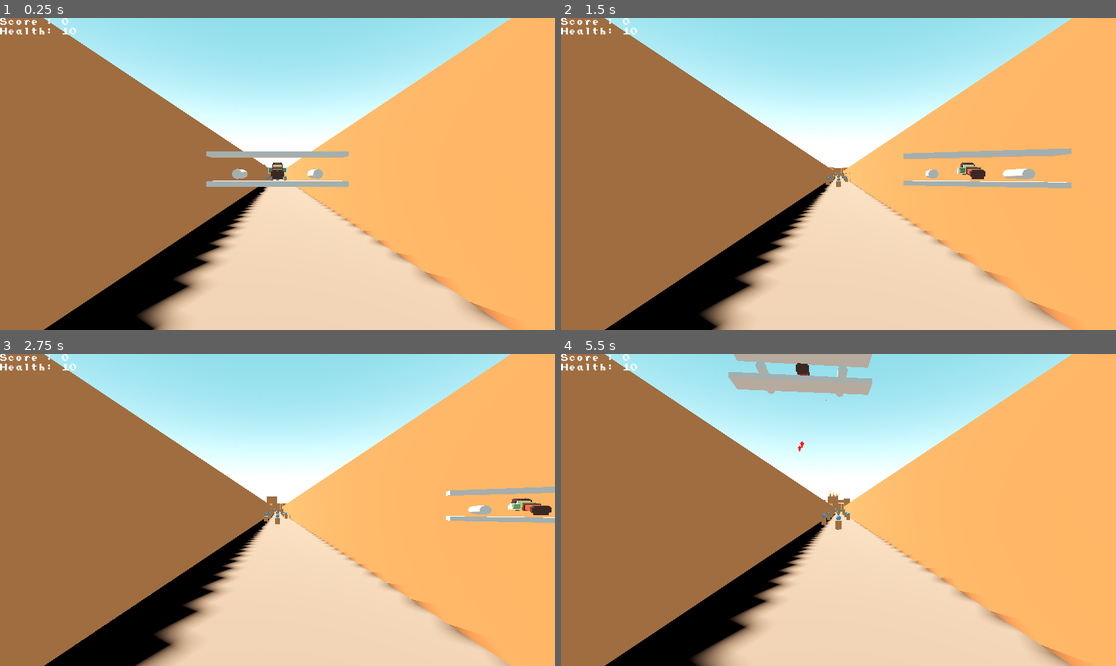
Above: before the commit, frames 1-4 (two rows, left to right).
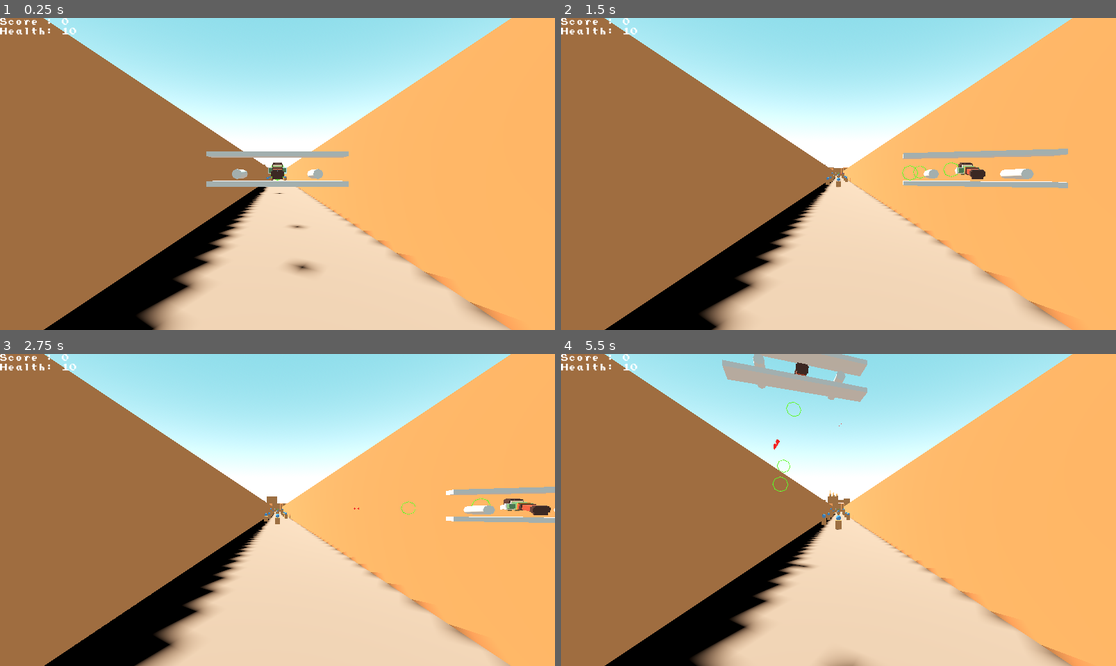
Above: after the commit, the same moments.

Repository: KyzonP/20-games---game-8
Game: Godot game, scene res://levels/level 1/level_1.tscn
Same seed, same stepped clock (60 frames per second), same inputs: the game is played once before the commit and once after it. This scene is started directly instead of the project's main scene.
Inputs:
- Up to frame 1 (0.25 s): no input
- Up to frame 2 (1.5 s): hold D (move_right) 0.53-1.28 s; hold Space (fire) 0.53-1.28 s; hold Ctrl (brake) from 1.28 s (still down); tap R (bomb) at 1.35 s
- Up to frame 3 (2.75 s): tap Space (fire) at 1.55, 2.3 s; release Ctrl (brake) at 2.03 s; hold D (move_right) from 2.03 s (still down); hold Shift (boost) from 2.03 s (still down)
- Up to frame 4 (5.5 s): release D (move_right) at 2.78 s; release Shift (boost) at 2.78 s; hold W (move_up) 2.78-3.53 s; tap Space (fire) at 2.85, 4.55, 5.3 s; hold Space (fire) 3.53-4.28 s; hold A (move_left) 3.53-5.03 s; tap R (bomb) at 4.35 s; hold Ctrl (brake) from 5.03 s (still down); hold Shift (boost) from 5.03 s (still down)

The runs differ from the first frame. In frame 1, 0.2% of the frame differs, in the area x 48-58%, y 47-82%; in frame 2, 0.2%; in frame 3, 0.3%; in frame 4, 1.4%, in the area x 29-57%, y 0-100%.

Commit message:
Started boss

Diff:
--- a/flight_paths/down_up.tres
+++ b/flight_paths/down_up.tres
@@ -2,7 +2,7 @@
 
 [resource]
 _data = {
-"points": PackedVector3Array(0, 0, 0, 0, -50, 0, 200, 100, 0, 0, 0, 0, 0, 0, 0, 0, 25, 0, 0, -50, 0, 0, 0, 0, -200, 100, 0),
+"points": PackedVector3Array(0, 0, 0, 0, 0, 0, 200, 100, 0, 0, 0, 0, 0, 0, 0, 0, 25, 0, 0, -50, 0, 0, 0, 0, -200, 100, 0),
 "tilts": PackedFloat32Array(0, 0, 0)
 }
 point_count = 3
--- a/flight_paths/follow_left_right.tres
+++ b/flight_paths/follow_left_right.tres
@@ -2,7 +2,7 @@
 
 [resource]
 _data = {
-"points": PackedVector3Array(0, 0, 0, 0, 0, 0, 50, 40, -100, 0, 0, 0, 0, 0, 0, 100, 20, 0, 0, 0, 0, 0, 0, 0, 50, 0, 100),
-"tilts": PackedFloat32Array(0, 0, 0)
+"points": PackedVector3Array(0, 0, 0, 0, 0, 0, 50, 40, -100, 0, 0, 0, 0, 0, 0, 100, 20, 0, 0, 0, 0, 0, 0, 0, 50, 0, 100, 0, 0, 0, 0, 0, 0, 0, 0, 100),
+"tilts": PackedFloat32Array(0, 0, 0, 0)
 }
-point_count = 3
+point_count = 4
--- a/flight_paths/follow_right_left.tres
+++ b/flight_paths/follow_right_left.tres
@@ -2,7 +2,7 @@
 
 [resource]
 _data = {
-"points": PackedVector3Array(0, 0, 0, 0, 0, 0, 50, 40, 100, 0, 0, 0, 0, 0, 0, 100, 20, 0, 0, 0, 0, 0, 0, 0, 50, 0, -100),
-"tilts": PackedFloat32Array(0, 0, 0)
+"points": PackedVector3Array(0, 0, 0, 0, 0, 0, 50, 40, 100, 0, 0, 0, 0, 0, 0, 100, 20, 0, 0, 0, 0, 0, 0, 0, 50, 0, -100, 0, 0, 0, 0, 0, 0, 0, 0, -100),
+"tilts": PackedFloat32Array(0, 0, 0, 0)
 }
-point_count = 3
+point_count = 4
--- a/levels/level 1/level_1.tscn
+++ b/levels/level 1/level_1.tscn
@@ -9,13 +9,14 @@
 [ext_resource type="PackedScene" uid="uid://ckj3tpoayndu" path="res://levels/level 1/region_2.tscn" id="7_v1pqh"]
 [ext_resource type="PackedScene" uid="uid://7u1hy0h7jsuf" path="res://levels/level 1/region_3.tscn" id="8_ba08l"]
 [ext_resource type="PackedScene" uid="uid://bh3ik5ri51i6a" path="res://levels/level 1/region_4.tscn" id="9_slf20"]
+[ext_resource type="PackedScene" uid="uid://ckpeh5ciqj6y5" path="res://levels/level 1/region_5.tscn" id="10_wnnao"]
 
 [sub_resource type="Curve3D" id="Curve3D_5pt6r"]
 _data = {
-"points": PackedVector3Array(0, 0, 0, 0, 0, 0, 0, 15, 0, 0, 0, 0, 0, 0, 0, 1000, 15, 0, 0, 0, 0, 0, 0, 0, 2000, 15, 0, 0, 0, 0, 0, 0, 0, 3000, 15, 0, 0, 0, 0, 0, 0, 0, 4000, 0, 0, 0, 0, 0, 0, 0, 0, 5000, 0, 0),
-"tilts": PackedFloat32Array(0, 0, 0, 0, 0, 0)
+"points": PackedVector3Array(0, 0, 0, 0, 0, 0, 0, 15, 0, 0, 0, 0, 0, 0, 0, 1000, 15, 0, 0, 0, 0, 0, 0, 0, 2000, 15, 0, 0, 0, 0, 0, 0, 0, 3000, 15, 0, 0, 0, 0, 100, 0, 0, 4000, 15, 0, -100, 0, 0, 100, 0, 0, 4700, 80, 0, 0, 0, 0, 0, 0, 0, 4800, 80, 0),
+"tilts": PackedFloat32Array(0, 0, 0, 0, 0, 0, 0)
 }
-point_count = 6
+point_count = 7
 
 [node name="level_1" type="Node3D" unique_id=1900694389]
 script = ExtResource("1_3h2pi")
@@ -51,4 +52,7 @@
 process_mode = 4
 transform = Transform3D(1, 0, 0, 0, 1, 0, 0, 0, 1, 3000, 0, 0)
 
+[node name="region_5" parent="." unique_id=1230631783 instance=ExtResource("10_wnnao")]
+transform = Transform3D(1, 0, 0, 0, 1, 0, 0, 0, 1, 4000, 0, 0)
+
 [editable path="Path3D"]
--- a/levels/level 1/region_4.tscn
+++ b/levels/level 1/region_4.tscn
@@ -612,7 +612,7 @@
 pattern_shape = "Diagonal"
 
 [node name="PathFollow3D" parent="EnemyPath2" index="0" unique_id=1687372054]
-transform = Transform3D(-4.3711385e-08, 0.9999971, 4.371126e-08, 0, -4.371126e-08, 0.9999971, 0.9999999, 4.371126e-08, 1.91068e-15, 200, 100, 0)
+transform = Transform3D(-3.812345e-08, -0.35112244, 0.93632644, -1.4901159e-08, 0.93632644, 0.35112244, -0.9999999, -5.6635063e-10, -4.092813e-08, 200, 100, 0)
 
 [node name="Area3D" parent="EnemyPath2" index="1" unique_id=645709908]
 transform = Transform3D(1, 0, 0, 0, 1, 0, 0, 0, 1, -193.76466, 0, 0)
--- /dev/null
+++ b/levels/level 1/region_5.tscn
@@ -0,0 +1,208 @@
+[gd_scene format=3 uid="uid://ckpeh5ciqj6y5"]
+
+[ext_resource type="PackedScene" uid="uid://dgxtxu700bp7v" path="res://scenes/environment/ground_plane.tscn" id="1_u4o28"]
+[ext_resource type="PackedScene" uid="uid://cctg0l1whxc5c" path="res://scenes/environment/start.tscn" id="2_niykl"]
+[ext_resource type="Script" uid="uid://bnqwx45q5c3xl" path="res://scripts/boss.gd" id="3_1klcw"]
+[ext_resource type="Material" uid="uid://bbrgua1f2opc2" path="res://materials/test_mantis.tres" id="3_cugx7"]
+[ext_resource type="Script" uid="uid://dik10004qv68s" path="res://scripts/boss_hit_zone.gd" id="5_o6xsf"]
+
+[sub_resource type="StandardMaterial3D" id="StandardMaterial3D_a7elg"]
+albedo_color = Color(0.54901963, 0.34117648, 0.1882353, 1)
+
+[sub_resource type="BoxShape3D" id="BoxShape3D_u4o28"]
+size = Vector3(5, 30, 5)
+
+[sub_resource type="StandardMaterial3D" id="StandardMaterial3D_tqcp8"]
+albedo_color = Color(1, 0, 0, 1)
+
+[sub_resource type="CylinderShape3D" id="CylinderShape3D_1klcw"]
+radius = 6.974
+
+[sub_resource type="BoxShape3D" id="BoxShape3D_1klcw"]
+size = Vector3(1, 65, 30)
+
+[sub_resource type="StandardMaterial3D" id="StandardMaterial3D_cugx7"]
+albedo_color = Color(1, 0, 0, 1)
+
+[node name="region_5" type="Node3D" unique_id=1230631783]
+
+[node name="TestRock(Landmark)" type="CSGBox3D" parent="." unique_id=520132270]
+transform = Transform3D(1, 0, 0, 0, 1, 0, 0, 0, 1, 0, 15, -250)
+material_override = SubResource("StandardMaterial3D_a7elg")
+size = Vector3(5, 30, 5)
+
+[node name="Area3D" type="Area3D" parent="TestRock(Landmark)" unique_id=761385181]
+collision_layer = 16
+collision_mask = 15
+
+[node name="CollisionShape3D" type="CollisionShape3D" parent="TestRock(Landmark)/Area3D" unique_id=1081401987]
+shape = SubResource("BoxShape3D_u4o28")
+
+[node name="Environment" type="Node3D" parent="." unique_id=1339071652]
+
+[node name="GroundPlane" parent="Environment" unique_id=1054850341 instance=ExtResource("1_u4o28")]
+transform = Transform3D(1, 0, 0, 0, 1, 0, 0, 0, 1, 500, 0, 0)
+
+[node name="GroundPlane2" parent="Environment" unique_id=642138782 instance=ExtResource("1_u4o28")]
+transform = Transform3D(1, 0, 0, 0, 1, 0, 0, 0, 1, 1500, 0, 0)
+
+[node name="Start" parent="." unique_id=1036386572 instance=ExtResource("2_niykl")]
+transform = Transform3D(1, 0, 0, 0, 1, 0, 0, 0, 1, 500, 0, 0)
+
+[node name="Boss" type="Node3D" parent="." unique_id=1742245067]
+transform = Transform3D(1, 0, -3.5527137e-15, -3.5527137e-15, 1, 0, -3.5527137e-15, 0, 1, 1000, 0, 0)
+script = ExtResource("3_1klcw")
+
+[node name="Shape" type="Node3D" parent="Boss" unique_id=1067670417]
+
+[node name="Head" type="CSGCylinder3D" parent="Boss/Shape" unique_id=266091678]
+transform = Transform3D(1, 0, 0, 0, 1, 0, 0, 0, 1, 0, 103.76472, 0)
+material_override = ExtResource("3_cugx7")
+radius = 25.0
+height = 50.0
+
+[node name="Body" type="CSGCylinder3D" parent="Boss/Shape" unique_id=624392002]
+transform = Transform3D(-4.3711385e-08, -0.99999994, 0, 0.99999994, -4.3711385e-08, 0, 0, 0, 1, 59.633057, 80.65428, 0)
+material_override = ExtResource("3_cugx7")
+radius = 25.0
+height = 75.0
+
+[node name="LeftWing" type="CSGBox3D" parent="Boss/Shape" unique_id=924581951]
+transform = Transform3D(1, 0, 0, 0, 0.81915206, -0.57357645, 0, 0.57357645, 0.81915206, 30, 124, 35)
+material_override = ExtResource("3_cugx7")
+use_collision = true
+collision_layer = 4
+collision_mask = 0
+size = Vector3(1, 70, 35)
+
+[node name="RightWing" type="CSGBox3D" parent="Boss/Shape" unique_id=2107764119]
+transform = Transform3D(1, 0, 0, 0, 0.81915206, 0.57357645, 0, -0.57357645, 0.81915206, 30, 124, -35)
+material_override = ExtResource("3_cugx7")
+use_collision = true
+collision_layer = 4
+collision_mask = 0
+size = Vector3(1, 70, 35)
+
+[node name="LeftClaw" type="CSGCylinder3D" parent="Boss/Shape" unique_id=929379756]
+transform = Transform3D(-4.371139e-08, -1, 0, 1, -4.371139e-08, 0, 0, 0, 1, 0, 86.196, 35)
+material_override = ExtResource("3_cugx7")
+use_collision = true
+collision_layer = 4
+collision_mask = 0
+radius = 13.211
+height = 35.004
+
+[node name="RightClaw" type="CSGCylinder3D" parent="Boss/Shape" unique_id=1640563137]
+transform = Transform3D(-4.371139e-08, -1, 0, 1, -4.371139e-08, 0, 0, 0, 1, 0, 86.196, -35)
+material_override = ExtResource("3_cugx7")
+use_collision = true
+collision_layer = 4
+collision_mask = 0
+radius = 13.211
+height = 35.004
+
+[node name="Leg" type="CSGCylinder3D" parent="Boss/Shape" unique_id=305928958]
+transform = Transform3D(1, 0, 0, -4.5e-44, 0.93354917, 0.35844943, 0, -0.35844943, 0.93354917, 28.854614, 26.506622, 38.878006)
+material_override = ExtResource("3_cugx7")
+radius = 5.067
+height = 108.426
+
+[node name="Leg2" type="CSGCylinder3D" parent="Boss/Shape" unique_id=808161841]
+transform = Transform3D(1, 0, 0, 0, 0.93354917, 0.35844943, 0, -0.35844943, 0.93354917, 58.010254, 26.506622, 38.878006)
+material_override = ExtResource("3_cugx7")
+radius = 5.067
+height = 108.426
+
+[node name="Leg3" type="CSGCylinder3D" parent="Boss/Shape" unique_id=2088684333]
+transform = Transform3D(1, 0, 0, 0, 0.93354917, 0.35844943, 0, -0.35844943, 0.93354917, 84.917725, 26.506622, 38.878006)
+material_override = ExtResource("3_cugx7")
+radius = 5.067
+height = 108.426
+
+[node name="Leg4" type="CSGCylinder3D" parent="Boss/Shape" unique_id=1721209364]
+transform = Transform3D(1, 0, 0, 0, 0.9335804, -0.35836795, 0, 0.35836795, 0.9335804, 28.854614, 26.506622, -38.878)
+material_override = ExtResource("3_cugx7")
+radius = 5.067
+height = 108.426
+
+[node name="Leg5" type="CSGCylinder3D" parent="Boss/Shape" unique_id=1870366534]
+transform = Transform3D(1, 0, 0, 0, 0.9335804, -0.35836795, 0, 0.35836795, 0.9335804, 58.010254, 26.506622, -38.878)
+material_override = ExtResource("3_cugx7")
+radius = 5.067
+height = 108.426
+
+[node name="Leg6" type="CSGCylinder3D" parent="Boss/Shape" unique_id=1634474039]
+transform = Transform3D(1, 0, 0, 0, 0.9335804, -0.35836795, 0, 0.35836795, 0.9335804, 84.917725, 26.506622, -38.878)
+material_override = ExtResource("3_cugx7")
+radius = 5.067
+height = 108.426
+
+[node name="HitZones" type="Node3D" parent="Boss" unique_id=1550381393]
+
+[node name="RightArmHit" type="Area3D" parent="Boss/HitZones" unique_id=1852574444 groups=["BossHit"]]
+transform = Transform3D(1, 0, 0, 0, 1, 0, 0, 0, 1, -18.184, 86.196, -35)
+collision_layer = 4
+collision_mask = 2
+script = ExtResource("5_o6xsf")
+
+[node name="Shape" type="CSGCylinder3D" parent="Boss/HitZones/RightArmHit" unique_id=1792273153]
+transform = Transform3D(-4.3711385e-08, -0.99999994, 0, 0.99999994, -4.3711385e-08, 0, 0, 0, 1, 0, 0, 0)
+collision_layer = 4
+collision_mask = 2
+radius = 6.974
+material = SubResource("StandardMaterial3D_tqcp8")
+
+[node name="CollisionShape3D" type="CollisionShape3D" parent="Boss/HitZones/RightArmHit" unique_id=1866655892]
+transform = Transform3D(-4.371139e-08, -1, 0, 1, -4.371139e-08, 0, 0, 0, 1, 0, 0, 0)
+shape = SubResource("CylinderShape3D_1klcw")
+
+[node name="LeftArmHit" type="Area3D" parent="Boss/HitZones" unique_id=319057023 groups=["BossHit"]]
+transform = Transform3D(1, 0, 0, 0, 1, 0, 0, 0, 1, -18.184, 86.196, 35)
+collision_layer = 4
+collision_mask = 2
+script = ExtResource("5_o6xsf")
+
+[node name="Shape" type="CSGCylinder3D" parent="Boss/HitZones/LeftArmHit" unique_id=164476739]
+transform = Transform3D(-4.3711385e-08, -0.99999994, 0, 0.99999994, -4.3711385e-08, 0, 0, 0, 1, 0, 0, 0)
+collision_layer = 4
+collision_mask = 2
+radius = 6.974
+material = SubResource("StandardMaterial3D_tqcp8")
+
+[node name="CollisionShape3D" type="CollisionShape3D" parent="Boss/HitZones/LeftArmHit" unique_id=1037659198]
+transform = Transform3D(-4.371139e-08, -1, 0, 1, -4.371139e-08, 0, 0, 0, 1, 0, 0, 0)
+shape = SubResource("CylinderShape3D_1klcw")
+
+[node name="LeftWingHit" type="Area3D" parent="Boss/HitZones" unique_id=1090657416 groups=["BossHit"]]
+transform = Transform3D(1, 0, 0, 0, 1, 0, 0, 0, 1, 30.954, 124, 35)
+collision_layer = 4
+collision_mask = 2
+script = ExtResource("5_o6xsf")
+
+[node name="CollisionShape3D" type="CollisionShape3D" parent="Boss/HitZones/LeftWingHit" unique_id=161022393]
+transform = Transform3D(1, 0, 0, 0, 0.81915206, -0.57357645, 0, 0.57357645, 0.81915206, 0, 0, 0)
+shape = SubResource("BoxShape3D_1klcw")
+
+[node name="Shape" type="CSGBox3D" parent="Boss/HitZones/LeftWingHit" unique_id=1876208806]
+transform = Transform3D(1, 0, 0, 0, 0.81915206, -0.57357645, 0, 0.57357645, 0.81915206, 0.00036621094, 0, 0)
+collision_layer = 4
+collision_mask = 2
+size = Vector3(1, 65, 30)
+material = SubResource("StandardMaterial3D_cugx7")
+
+[node name="RightWingHit" type="Area3D" parent="Boss/HitZones" unique_id=1265927312 groups=["BossHit"]]
+transform = Transform3D(1, 0, 0, 0, 1, 0, 0, 0, 1, 30.954, 124, -35)
+collision_layer = 4
+collision_mask = 2
+script = ExtResource("5_o6xsf")
+
+[node name="CollisionShape3D" type="CollisionShape3D" parent="Boss/HitZones/RightWingHit" unique_id=859141129]
+transform = Transform3D(1, 0, 0, 0, 0.81915206, 0.57357645, 0, -0.57357645, 0.81915206, 0, 0, 0)
+shape = SubResource("BoxShape3D_1klcw")
+
+[node name="Shape" type="CSGBox3D" parent="Boss/HitZones/RightWingHit" unique_id=1523800531]
+transform = Transform3D(1, 0, 0, 0, 0.81915206, 0.57357645, 0, -0.57357645, 0.81915206, 0.00036621094, 0, 0)
+collision_layer = 4
+collision_mask = 2
+size = Vector3(1, 65, 30)
+material = SubResource("StandardMaterial3D_cugx7")
--- /dev/null
+++ b/materials/test_aim_ring.tres
@@ -0,0 +1,4 @@
+[gd_resource type="StandardMaterial3D" format=3 uid="uid://cxp04r0fvg7i3"]
+
+[resource]
+albedo_color = Color(0.3019608, 1, 0.07058824, 1)
--- /dev/null
+++ b/materials/test_mantis.tres
@@ -0,0 +1,5 @@
+[gd_resource type="StandardMaterial3D" format=3 uid="uid://bbrgua1f2opc2"]
+
+[resource]
+albedo_color = Color(0.48570347, 0.48570353, 0.48570347, 1)
+metallic = 1.0
--- a/project.godot
+++ b/project.godot
@@ -18,6 +18,10 @@
 [autoload]
 
 EventBus="*uid://b8jctqtct0b8f"
+
+[global_group]
+
+BossHit=""
 
 [input]
 
--- a/scenes/player/player_path.tscn
+++ b/scenes/player/player_path.tscn
@@ -3,6 +3,7 @@
 [ext_resource type="Script" uid="uid://csmfqdei32qoa" path="res://scripts/path_follow.gd" id="1_saahw"]
 [ext_resource type="Script" uid="uid://dtwhchf2wnite" path="res://scripts/player_controller.gd" id="2_o2rvi"]
 [ext_resource type="PackedScene" uid="uid://crny86l3gtlp3" path="res://models/placeholder_bunny/placeholder_bunny.tscn" id="3_wc5s1"]
+[ext_resource type="Material" uid="uid://cxp04r0fvg7i3" path="res://materials/test_aim_ring.tres" id="4_irqw4"]
 
 [sub_resource type="Curve3D" id="Curve3D_errlg"]
 closed = true
@@ -20,6 +21,7 @@
 
 [node name="PathFollow3D" type="PathFollow3D" parent="." unique_id=66500086]
 transform = Transform3D(0.9999965, 0, 0, 0, 0.9999976, 0, 0, 0, 0.9999937, 0, 15, 0)
+loop = false
 script = ExtResource("1_saahw")
 
 [node name="Camera3D" type="Camera3D" parent="PathFollow3D" unique_id=1485017049]
@@ -30,6 +32,7 @@
 transform = Transform3D(1, 0, 0, 0, 1, 0, 0, 0, 1, 0, 0, -10)
 collision_mask = 28
 script = ExtResource("2_o2rvi")
+rotateAcceleration = 0.5
 
 [node name="placeholder_bunny" parent="PathFollow3D/Camera3D/Player" unique_id=1397911438 instance=ExtResource("3_wc5s1")]
 transform = Transform3D(1, 0, 0, 0, 0.17402634, 0.984741, 0, -0.984741, 0.17402634, 0, 0, 0)
@@ -61,3 +64,32 @@
 
 [node name="TargetPoint" type="Marker3D" parent="PathFollow3D/Camera3D/Player" unique_id=1888237902]
 transform = Transform3D(1, 0, 0, 0, 1, 0, 0, 0, 1, 0, -5, -20)
+
+[node name="CSGCylinder3D" type="CSGCylinder3D" parent="PathFollow3D/Camera3D/Player" unique_id=1741014832]
+transform = Transform3D(1, 0, 0, 0, -4.3711385e-08, 0.99999994, 0, -0.99999994, -4.3711385e-08, 0, 0.32, -500)
+visible = false
+radius = 0.1
+height = 1000.0
+
+[node name="CSGTorus3D" type="CSGTorus3D" parent="PathFollow3D/Camera3D/Player" unique_id=995911914]
+transform = Transform3D(1, 0, 0, 0, -4.371139e-08, 1, 0, -1, -4.371139e-08, 0, 0.32, -5)
+material_override = ExtResource("4_irqw4")
+outer_radius = 0.55
+
+[node name="CSGTorus3D2" type="CSGTorus3D" parent="PathFollow3D/Camera3D/Player" unique_id=748349401]
+transform = Transform3D(1, 0, 0, 0, -4.371139e-08, 1, 0, -1, -4.371139e-08, 0, 0.32, -25)
+material_override = ExtResource("4_irqw4")
+inner_radius = 1.0
+outer_radius = 1.1
+
+[node name="CSGTorus3D3" type="CSGTorus3D" parent="PathFollow3D/Camera3D/Player" unique_id=2027652723]
+transform = Transform3D(1, 0, 0, 0, -4.371139e-08, 1, 0, -1, -4.371139e-08, 0, 0.32, -50)
+material_override = ExtResource("4_irqw4")
+inner_radius = 2.0
+outer_radius = 2.2
+
+[node name="CSGTorus3D4" type="CSGTorus3D" parent="PathFollow3D/Camera3D/Player" unique_id=351524730]
+transform = Transform3D(1, 0, 0, 0, -4.371139e-08, 1, 0, -1, -4.371139e-08, 0, 0.32, -150)
+material_override = ExtResource("4_irqw4")
+inner_radius = 5.0
+outer_radius = 5.5
--- /dev/null
+++ b/scripts/boss.gd
@@ -0,0 +1,68 @@
+extends Node3D
+
+@export var hp : float = 50.0
+@export var speed : float = 15.0
+
+@export var moveTime : float = 5.0
+
+@export var floatPosArray : PackedVector3Array = [
+	Vector3(1000,50,0),
+	Vector3(1000,-50,0),
+	Vector3(1000,0,50),
+	Vector3(1000,0,-50)
+]
+
+@export var firePos : Vector3 = Vector3(980,0,0)
+@export var fireRot : Vector3 = Vector3(0,0,0)
+
+@export var spawnPos : Vector3 = Vector3(1020,0,0)
+@export var spawnRot : Vector3 = Vector3(0,-180,0)
+
+enum States {IDLE, FIRING, SPAWNING}
+
+var state : States = States.IDLE
+
+func _ready():
+	_link_signals()
+	_choose_destination()
+
+func _physics_process(delta):
+	if state == States.IDLE:
+		pass
+	elif state == States.FIRING:
+		pass
+	elif state == States.SPAWNING:
+		pass
+
+func _choose_destination():
+	var standard_array = Array(floatPosArray)
+	var valid_options = standard_array.filter(func(pos):return not pos.is_equal_approx(self.position))
+
+	if not valid_options.is_empty():
+		var next_position : Vector3 = valid_options.pick_random()
+		if next_position.y != 0:
+			_set_destination("y", next_position.y)
+		elif next_position.z != 0:
+			_set_destination("z", next_position.z)
+
+func _set_destination(axis : String, pos):
+	var moveTween = create_tween()
+	moveTween.set_trans(Tween.TRANS_EXPO)
+	moveTween.set_ease(Tween.EASE_OUT)
+	if axis == "y":
+		moveTween.tween_property(self, "position:y", pos, moveTime)
+	elif axis == "z":
+		moveTween.tween_property(self, "position:z", pos, moveTime)
+
+	moveTween.tween_callback(_choose_destination)
+
+func _link_signals():
+	for i in get_tree().get_nodes_in_group("BossHit"):
+		i.hurt.connect(_hurt)
+
+func _hurt(damage, multiplier):
+	var damageAmount = damage * multiplier
+
+	hp -= damageAmount
+
+	print(hp)
--- /dev/null
+++ b/scripts/boss_hit_zone.gd
@@ -0,0 +1,12 @@
+extends Area3D
+
+@export var damageMultiplier : float = 1.0
+
+signal hurt(damage, damageMultiplier)
+
+func _ready():
+	area_entered.connect(_collide)
+
+func _collide(_area):
+	print("hurt")
+	hurt.emit(_area.damage, damageMultiplier)
--- /dev/null
+++ b/scripts/boss_path.gd
@@ -0,0 +1,6 @@
+extends PathFollow3D
+
+@export var speed : float = 10.0
+
+func _physics_process(delta):
+	progress += delta * speed
Not shown, added: scripts/boss.gd.uid
Not shown, added: scripts/boss_hit_zone.gd.uid
Not shown, added: scripts/boss_path.gd.uid
